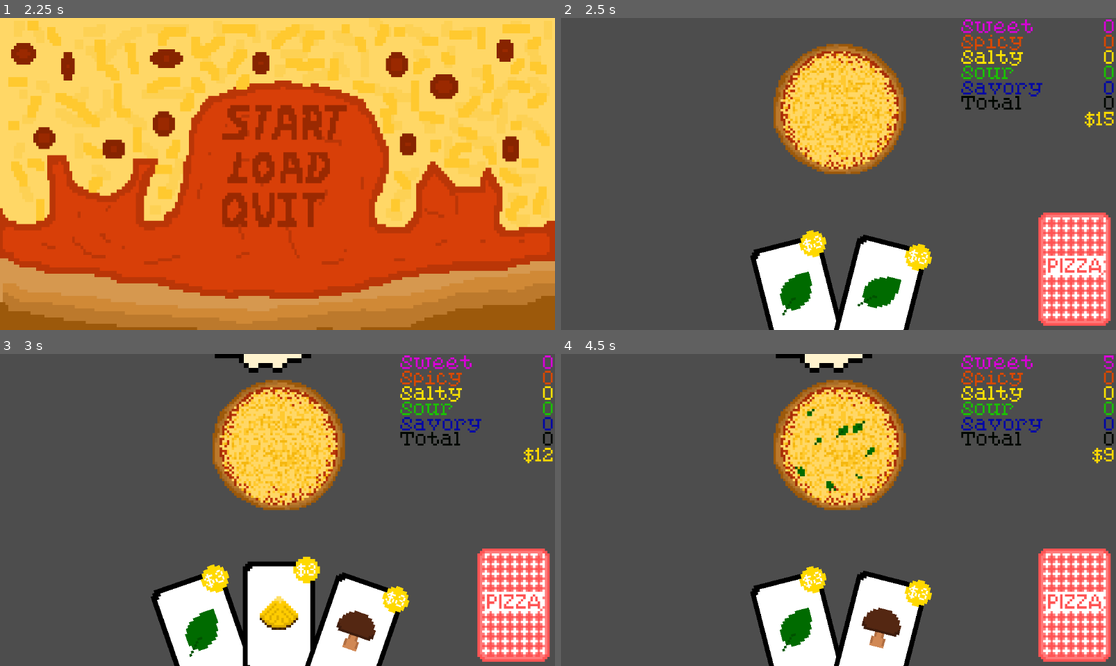
Above: before the commit, frames 1-4 (two rows, left to right).
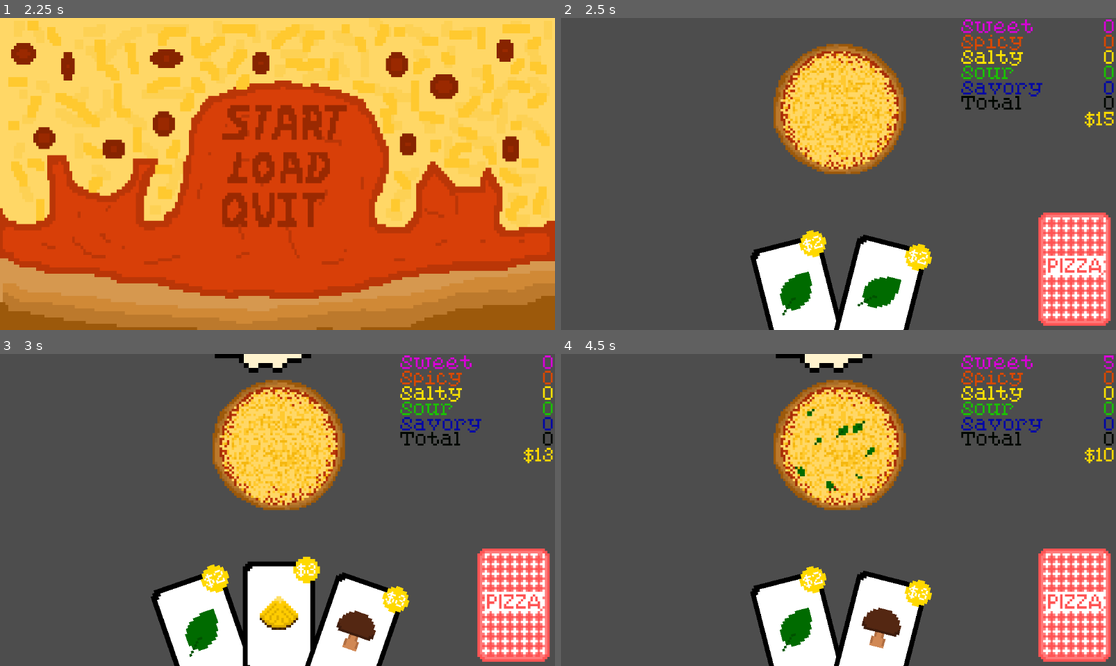
Above: after the commit, the same moments.

Repository: bstrong5923/Pizzatro
Game: Godot game, scene res://Scenes/title_screen.tscn
The game is run twice, just before and just after one commit, with the same random seed, the same clock (stepped at 60 frames per second) and the same inputs.
Inputs (mouse positions are in pixels of both pictures, inside the frame that each line leads up to):
- Up to frame 1 (2.25 s): tap Enter at 0.5, 2 s; move the mouse to (399, 158) at 0.52 s; click (399, 158) at 0.67 s; tap Space at 1.25 s; move the mouse to (166, 189) at 1.27 s; click (166, 189) at 1.42 s; move the mouse to (333, 105) at 2.02 s; click (333, 105) at 2.17 s
- Up to frame 2 (2.5 s): no input
- Up to frame 3 (3 s): tap Space at 2.75 s; move the mouse to (238, 631) at 2.77 s; click (238, 631) at 2.92 s
- Up to frame 4 (4.5 s): move the mouse to (766, 634) at 3.52 s; click (766, 634) at 3.67 s; move the mouse to (838, 616) at 4.27 s; click (838, 616) at 4.42 s

Frame 1 is identical in both runs. In frame 2, less than 0.1% of the frame differs, in the area x 45-66%, y 69-80%; in frame 3, less than 0.1%; in frame 4, 0.1%, in the area x 45-100%, y 30-75%.

Commit message:
pricetags call from json now

Diff:
--- a/Scenes/card.gd
+++ b/Scenes/card.gd
@@ -1,6 +1,7 @@
 extends Node2D
 
 var ingredient = 0
+var price = 0
 
 var play_timer = preload("res://Scenes/card_timer.gd")
 @onready
@@ -10,12 +11,12 @@
 	get_viewport().set_physics_object_picking_first_only(true)
 
 func _on_area_2d_input_event(viewport: Node, event: InputEvent, shape_idx: int) -> void: # on click
-	if event is InputEventMouseButton and event.button_index == MOUSE_BUTTON_LEFT and event.pressed and play_timer.can_play_a_card and get_node("/root/Game/Labels/Balance").get_balance() > 0:
+	if event is InputEventMouseButton and event.button_index == MOUSE_BUTTON_LEFT and event.pressed and play_timer.can_play_a_card and get_node("/root/Game/Labels/Balance").get_balance() >= price:
 		var hand = get_node("/root/Game/hand_animation") # animation to add the ingredients
 		hand.go(ingredient)
 		play_timer.cooldown() # wait for animation to finish before you can click another
 		discard_self() # discard this one
-		get_node_or_null("/root/Game/Labels/Balance").change_balance(-3)
+		get_node_or_null("/root/Game/Labels/Balance").change_balance(-price)
 		var checker = get_node("card_function") # do the function
 		checker.set_card(ingredient)
 		checker.check_function()
@@ -24,12 +25,22 @@
 
 func set_ingredient(i):
 	ingredient = i
+	# get the price from the JSON
+	var file_path = "res://Assets/ingredient_prices.json"
+	var file = FileAccess.open(file_path, FileAccess.READ)
+	if file:
+		var json_string = file.get_as_text()
+		var parsed_json = JSON.parse_string(json_string)
+		file.close()
+		if parsed_json != null:
+			price = int(parsed_json[ingredient])
+
 	# get the right logo
 	var logo = $ingredient_logo
 	logo.set_ingredient(i)
 	# get the price
 	var pricetag = $price_circle
-	pricetag.set_price(3)
+	pricetag.set_price(price)
 
 func get_ingredient():
 	return ingredient
Not shown, added: Assets/Sprites/pizzatrobackground1.png.import
